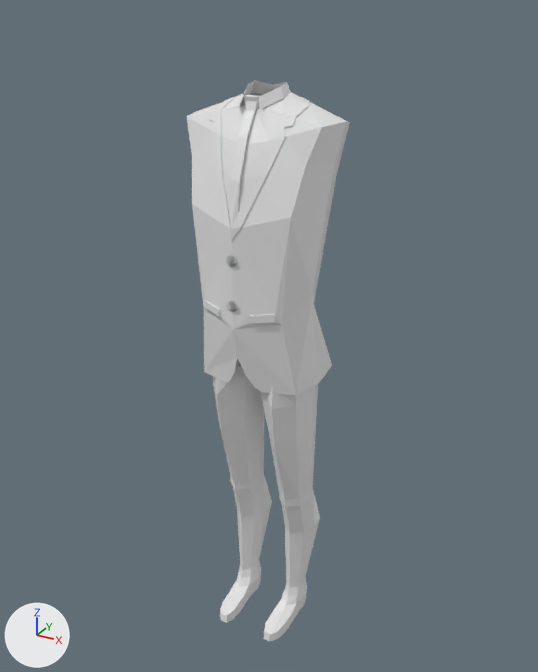
Before and after pictures for a commit that changed the Blender file Blender Project/weather-studio.blend.
The view is the same before and after, from a 50 mm lens placed at (2.17, -3.9, 4.22), pointed at (-0.01, 0.08, 2.23). Lighting does not change. The marker at lower left points along +X, +Y and +Z.

Script lines for the objects in view, before the commit:
```python
me_cube_001 = bpy.data.meshes.new('Cube.001')
me_cube_001.from_pydata(...)  # 35 vertices, 31 faces; spans x -0.075..0.074, y -0.587..-0.172, z 4.626..5.679
me_cube_002 = bpy.data.meshes.new('Cube.002')
me_cube_002.from_pydata(...)  # 211 vertices, 129 faces; spans x -0.05..0.74, y -0.6..0.59, z 3.05..5.77
me_cylinder_001 = bpy.data.meshes.new('Cylinder.001')
me_cylinder_001.from_pydata(...)  # 117 vertices, 98 faces, 2 loose edges; spans x -1.24..1.0, y -1.97..2.17, z -12.01..1.0
ob_body = bpy.data.objects.new('Body', me_cube_002)
ob_body.location = (0.0, 0.0, -0.046)
ob_body.scale = (0.673, 0.673, 0.673)
_m = ob_body.modifiers.new('Mirror', 'MIRROR')
_m.use_clip = True
ob_legs = bpy.data.objects.new('Legs', me_cylinder_001)
ob_legs.location = (0.204, 0.0, 1.949)
ob_legs.scale = (0.163, 0.163, 0.163)
_m = ob_legs.modifiers.new('Mirror', 'MIRROR')
_m.mirror_object = ob_body
ob_tie = bpy.data.objects.new('Tie', me_cube_001)
ob_tie.location = (0.0, 0.0, -0.046)
ob_tie.scale = (0.673, 0.673, 0.673)
```
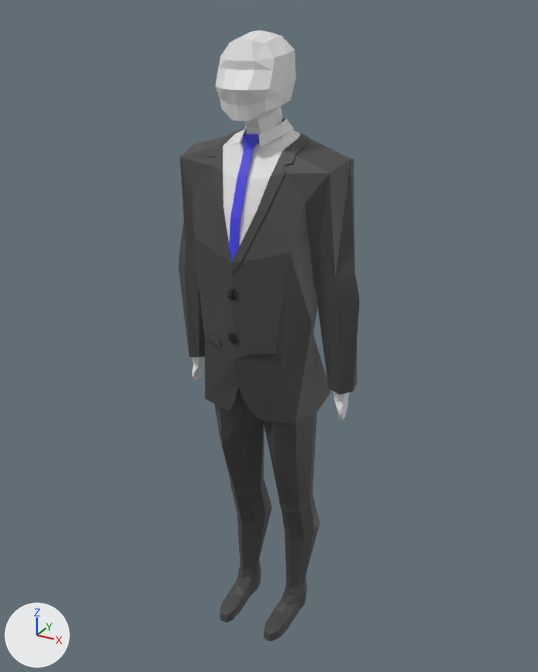
Commit message: Basic head and hands

What differs and where, as boxes (x1, y1, x2, y2) in the pictures (538 x 672 px; the box of a moved part takes in the faces that stretch with it):
'Body', reshaped (11% wider)
    before: (186, 80, 350, 395)
    after: (178, 118, 360, 424)
'Legs', reshaped, recoloured (11% shorter)
    before: (212, 358, 320, 641)
    after: (215, 388, 320, 641)
'Head', added
    after: (215, 30, 296, 121)
'Tie', recoloured, moved
    before: (228, 95, 259, 227)
    after: (229, 133, 259, 261)
'Neck', added
    after: (245, 107, 282, 134)
'Hands', added
    after: (192, 357, 350, 419)
part 1 of me_cube_002, moved or reshaped
    before: (227, 301, 237, 312)
    after: (227, 289, 237, 300)
part 2 of me_cube_002, moved or reshaped
    before: (226, 255, 237, 267)
    after: (228, 332, 238, 343)
part 3 of me_cube_002, rebuilt (11% wider)
    before: (186, 80, 350, 395)
    after: (178, 118, 360, 424)

Patch to the scene script:
```diff
--- a/Blender Project/weather-studio.blend.py
+++ b/Blender Project/weather-studio.blend.py
@@ mat_costum @@
+mat_costum = principled_material('costum')
+mat_costum.base_color = (0.0602, 0.0602, 0.0602)  # dark grey #454545
@@ mat_cravata @@
+mat_cravata = principled_material('cravata')
+mat_cravata.base_color = (0.0623, 0.0569, 0.801)  # blue #4743e7
@@ mat_material_001 @@
+mat_material_001 = principled_material('Material.001')
+mat_material_001.base_color = (0.8, 0.8, 0.8)  # white #e7e7e7
@@ me_cube_002 @@
 # used by ob_body; location = (0.0, 0.0, -0.046); scale = (0.673, 0.673, 0.673)
-me_cube_002.from_pydata(...)  # 211 vertices, 129 faces; spans x -0.05..0.74, y -0.6..0.59, z 3.05..5.77
+me_cube_002.from_pydata(...)  # 235 vertices, 151 faces; spans x -0.05..0.97, y -0.6..0.59, z 2.75..5.47
+# me_cube_002 part 1: the loose piece of 64 vertices spanning x -0.05..0.05, y -0.6..-0.59, z 3.89..3.99 is moved by (0.0, 0.0, 0.11), in mat_costum (dark grey #454545)
+# me_cube_002 part 2: the loose piece of 64 vertices spanning x -0.05..0.05, y -0.6..-0.59, z 4.31..4.41 is moved by (0.0, 0.0, -0.72), in mat_costum (dark grey #454545)
+# me_cube_002 part 3: the loose piece of 83 vertices spanning x 0.0..0.74, y -0.59..0.59, z 3.05..5.77 is rebuilt with 107 vertices and now spans x 0.0..0.97, y -0.59..0.59, z 2.75..5.47
+me_cube_002.materials.append(mat_costum)  # dark grey #454545
+me_cube_002.materials.append(mat_material_001)  # white #e7e7e7
@@ me_cube_001 @@
 me_cube_001.from_pydata(...)  # 35 vertices, 31 faces; spans x -0.075..0.074, y -0.587..-0.172, z 4.626..5.679
+me_cube_001.materials.append(mat_cravata)  # blue #4743e7
@@ me_cylinder_001 @@
 me_cylinder_001.from_pydata(...)  # 117 vertices, 98 faces, 2 loose edges; spans x -1.24..1.0, y -1.97..2.17, z -12.01..1.0
+me_cylinder_001.materials.append(mat_costum)  # dark grey #454545
@@ me_cylinder_002 @@
+me_cylinder_002.from_pydata(...)  # 15 vertices, 8 faces; spans x 0.0..0.467, y -0.931..0.565, z -7.747..-6.45
@@ me_cylinder_003 @@
+me_cylinder_003.from_pydata(...)  # 46 vertices, 38 faces; spans x 0.0..0.99, y -1.82..0.62, z -6.62..-4.16
@@ me_cube_003 @@
+me_cube_003.from_pydata(...)  # 50 vertices, 44 faces, 2 loose edges; spans x 0.708..0.887, y -0.061..0.16, z 3.132..3.525
@@ ob_tie @@
 ob_tie = bpy.data.objects.new('Tie', me_cube_001)
-ob_tie.location = (0.0, 0.0, -0.046)
+ob_tie.location = (0.0, 0.0, -0.246)
 ob_tie.scale = (0.673, 0.673, 0.673)
@@ ob_neck @@
+ob_neck = bpy.data.objects.new('Neck', me_cylinder_002)
+ob_neck.location = (0.0, 0.0, 4.959)
+ob_neck.scale = (0.187, 0.187, 0.187)
+_m = ob_neck.modifiers.new('Mirror', 'MIRROR')
+_m.use_clip = True
@@ ob_head @@
+ob_head = bpy.data.objects.new('Head', me_cylinder_003)
+ob_head.location = (0.0, 0.0, 4.885)
+ob_head.scale = (0.187, 0.187, 0.187)
+_m = ob_head.modifiers.new('Mirror', 'MIRROR')
+_m.use_clip = True
@@ ob_hands @@
+ob_hands = bpy.data.objects.new('Hands', me_cube_003)
+ob_hands.location = (0.0, 0.0, -0.32)
+ob_hands.scale = (0.673, 0.673, 0.673)
+_m = ob_hands.modifiers.new('Mirror', 'MIRROR')
+_m.use_clip = True
```
